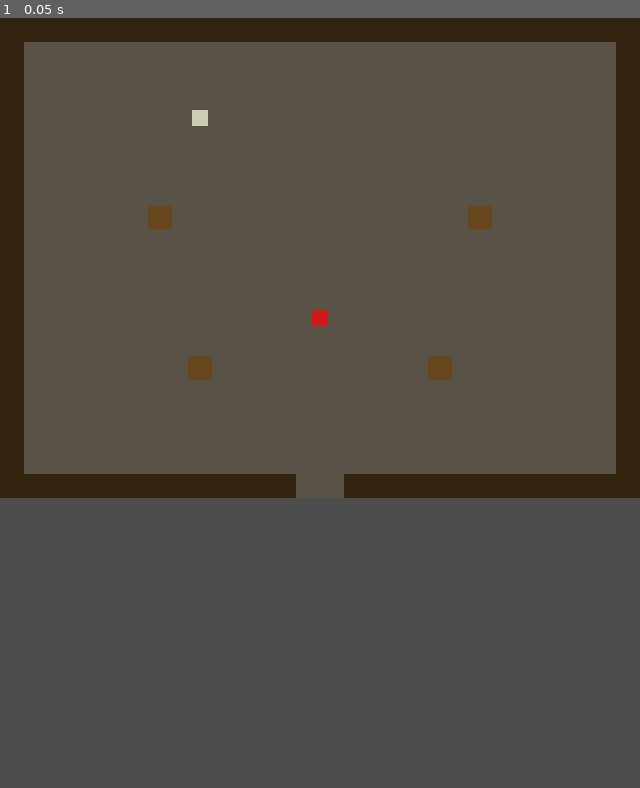
Above: before the commit, frame 1.
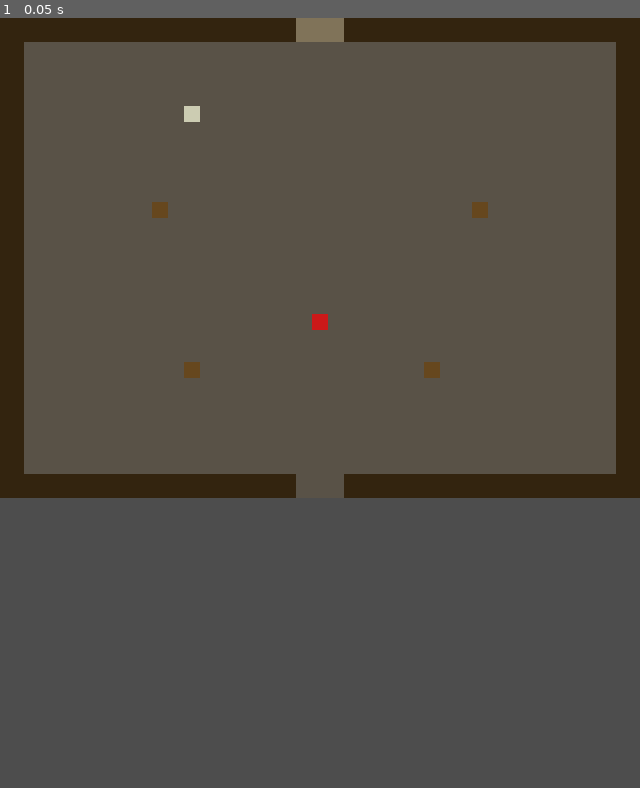
Above: after the commit, the same moment.

Repository: ollyfg/duddy-quest
Game: Godot game, scene res://scenes/l2_alley_end.tscn
The game is run twice, just before and just after one commit, with the same random seed, the same clock (stepped at 60 frames per second) and the same inputs. This scene is started directly instead of the project's main scene.
Inputs:
- Up to frame 1 (0.05 s): no input

The runs differ from the first frame. In frame 1, 0.7% of the frame differs, in the area x 23-77%, y 0-48%.

Commit message:
Fix L2 grid alignment, Gringotts exit, bar fight with ranged spells, Draco attack range, visible level exit
Co-authored-by: ollyfg <8495389+ollyfg@users.noreply.github.com>

Diff:
--- a/scenes/l2_alley_end.tscn
+++ b/scenes/l2_alley_end.tscn
@@ -11,14 +11,11 @@
 [sub_resource type="RectangleShape2D" id="Sh_fullvwall"]
 size = Vector2(24, 480)
 
-[sub_resource type="RectangleShape2D" id="Sh_hwall_top"]
-size = Vector2(640, 24)
-
 [sub_resource type="RectangleShape2D" id="Sh_exit_ns"]
 size = Vector2(48, 12)
 
 [sub_resource type="RectangleShape2D" id="Sh_barrel"]
-size = Vector2(24, 24)
+size = Vector2(16, 16)
 
 [node name="Room" type="Node2D"]
 script = ExtResource("1_room")
@@ -31,19 +28,41 @@
 color = Color(0.35, 0.32, 0.28, 1)
 mouse_filter = 2
 
-[node name="TopWall" type="StaticBody2D" parent="."]
-position = Vector2(320, 12)
-
-[node name="Sprite" type="ColorRect" parent="TopWall"]
-offset_left = -320.0
-offset_top = -12.0
-offset_right = 320.0
-offset_bottom = 12.0
-color = Color(0.2, 0.14, 0.06, 1)
-mouse_filter = 2
-
-[node name="CollisionShape2D" type="CollisionShape2D" parent="TopWall"]
-shape = SubResource("Sh_hwall_top")
+[node name="ExitFloor" type="ColorRect" parent="."]
+offset_left = 296.0
+offset_top = 0.0
+offset_right = 344.0
+offset_bottom = 24.0
+color = Color(0.5, 0.45, 0.35, 1)
+mouse_filter = 2
+
+[node name="TopWallLeft" type="StaticBody2D" parent="."]
+position = Vector2(148, 12)
+
+[node name="Sprite" type="ColorRect" parent="TopWallLeft"]
+offset_left = -148.0
+offset_top = -12.0
+offset_right = 148.0
+offset_bottom = 12.0
+color = Color(0.2, 0.14, 0.06, 1)
+mouse_filter = 2
+
+[node name="CollisionShape2D" type="CollisionShape2D" parent="TopWallLeft"]
+shape = SubResource("Sh_hwall_half")
+
+[node name="TopWallRight" type="StaticBody2D" parent="."]
+position = Vector2(492, 12)
+
+[node name="Sprite" type="ColorRect" parent="TopWallRight"]
+offset_left = -148.0
+offset_top = -12.0
+offset_right = 148.0
+offset_bottom = 12.0
+color = Color(0.2, 0.14, 0.06, 1)
+mouse_filter = 2
+
+[node name="CollisionShape2D" type="CollisionShape2D" parent="TopWallRight"]
+shape = SubResource("Sh_hwall_half")
 
 [node name="BottomWallLeft" type="StaticBody2D" parent="."]
 position = Vector2(148, 468)
@@ -109,13 +128,13 @@
 shape = SubResource("Sh_exit_ns")
 
 [node name="BarrelLeft1" type="StaticBody2D" parent="."]
-position = Vector2(160, 200)
+position = Vector2(160, 192)
 
 [node name="Sprite" type="ColorRect" parent="BarrelLeft1"]
-offset_left = -12.0
-offset_top = -12.0
-offset_right = 12.0
-offset_bottom = 12.0
+offset_left = -8.0
+offset_top = -8.0
+offset_right = 8.0
+offset_bottom = 8.0
 color = Color(0.4, 0.28, 0.12, 1)
 mouse_filter = 2
 
@@ -123,13 +142,13 @@
 shape = SubResource("Sh_barrel")
 
 [node name="BarrelLeft2" type="StaticBody2D" parent="."]
-position = Vector2(200, 350)
+position = Vector2(192, 352)
 
 [node name="Sprite" type="ColorRect" parent="BarrelLeft2"]
-offset_left = -12.0
-offset_top = -12.0
-offset_right = 12.0
-offset_bottom = 12.0
+offset_left = -8.0
+offset_top = -8.0
+offset_right = 8.0
+offset_bottom = 8.0
 color = Color(0.4, 0.28, 0.12, 1)
 mouse_filter = 2
 
@@ -137,13 +156,13 @@
 shape = SubResource("Sh_barrel")
 
 [node name="BarrelRight1" type="StaticBody2D" parent="."]
-position = Vector2(480, 200)
+position = Vector2(480, 192)
 
 [node name="Sprite" type="ColorRect" parent="BarrelRight1"]
-offset_left = -12.0
-offset_top = -12.0
-offset_right = 12.0
-offset_bottom = 12.0
+offset_left = -8.0
+offset_top = -8.0
+offset_right = 8.0
+offset_bottom = 8.0
 color = Color(0.4, 0.28, 0.12, 1)
 mouse_filter = 2
 
@@ -151,13 +170,13 @@
 shape = SubResource("Sh_barrel")
 
 [node name="BarrelRight2" type="StaticBody2D" parent="."]
-position = Vector2(440, 350)
+position = Vector2(432, 352)
 
 [node name="Sprite" type="ColorRect" parent="BarrelRight2"]
-offset_left = -12.0
-offset_top = -12.0
-offset_right = 12.0
-offset_bottom = 12.0
+offset_left = -8.0
+offset_top = -8.0
+offset_right = 8.0
+offset_bottom = 8.0
 color = Color(0.4, 0.28, 0.12, 1)
 mouse_filter = 2
 
@@ -165,17 +184,17 @@
 shape = SubResource("Sh_barrel")
 
 [node name="AlleyExit" parent="." instance=ExtResource("4_levelend")]
-position = Vector2(320.0, 60.0)
+position = Vector2(320.0, 64.0)
 requires_flag = "l2_draco_defeated"
 
 [node name="NPCs" type="Node2D" parent="."]
 
 [node name="Draco" parent="NPCs" instance=ExtResource("3_draco")]
-position = Vector2(320.0, 300.0)
+position = Vector2(320.0, 304.0)
 npc_name = "Draco Malfoy"
 
 [node name="Lucius" parent="NPCs" instance=ExtResource("2_npc")]
-position = Vector2(200.0, 100.0)
+position = Vector2(192.0, 96.0)
 movement_mode = 1
 npc_name = "Lucius Malfoy"
 custom_sprite_color = Color(0.8, 0.8, 0.7, 1)
--- a/scenes/l2_gringotts.tscn
+++ b/scenes/l2_gringotts.tscn
@@ -129,7 +129,7 @@
 shape = SubResource("Sh_counter")
 
 [node name="Column1" type="StaticBody2D" parent="."]
-position = Vector2(208, 272)
+position = Vector2(256, 336)
 
 [node name="Sprite" type="ColorRect" parent="Column1"]
 offset_left = -16.0
--- a/scenes/l2_leaky_cauldron.tscn
+++ b/scenes/l2_leaky_cauldron.tscn
@@ -166,7 +166,7 @@
 custom_sprite_color = Color(0.85, 0.7, 0.55, 1)
 
 [node name="Patron1" parent="NPCs" instance=ExtResource("2_npc")]
-position = Vector2(100.0, 350.0)
+position = Vector2(96.0, 352.0)
 movement_mode = 1
 npc_name = "Old Wizard"
 max_hp = 5
@@ -174,7 +174,7 @@
 custom_sprite_color = Color(0.4, 0.35, 0.45, 1)
 
 [node name="Patron2" parent="NPCs" instance=ExtResource("2_npc")]
-position = Vector2(400.0, 370.0)
+position = Vector2(400.0, 368.0)
 movement_mode = 1
 npc_name = "Grizzled Wizard"
 max_hp = 5
@@ -182,7 +182,7 @@
 custom_sprite_color = Color(0.35, 0.3, 0.25, 1)
 
 [node name="Patron3" parent="NPCs" instance=ExtResource("2_npc")]
-position = Vector2(160.0, 260.0)
+position = Vector2(160.0, 256.0)
 movement_mode = 1
 npc_name = "Bearded Wizard"
 max_hp = 5
--- a/scenes/l2_ollivanders.tscn
+++ b/scenes/l2_ollivanders.tscn
@@ -122,7 +122,7 @@
 dialog_lines = ["Take care of that wand, boy. It chose you."]
 
 [node name="ShelfLeft1" type="StaticBody2D" parent="."]
-position = Vector2(60, 120)
+position = Vector2(64, 128)
 
 [node name="Sprite" type="ColorRect" parent="ShelfLeft1"]
 offset_left = -24.0
@@ -136,7 +136,7 @@
 shape = SubResource("Sh_shelf_v")
 
 [node name="ShelfLeft2" type="StaticBody2D" parent="."]
-position = Vector2(60, 280)
+position = Vector2(64, 288)
 
 [node name="Sprite" type="ColorRect" parent="ShelfLeft2"]
 offset_left = -24.0
@@ -150,7 +150,7 @@
 shape = SubResource("Sh_shelf_v")
 
 [node name="ShelfLeft3" type="StaticBody2D" parent="."]
-position = Vector2(60, 440)
+position = Vector2(64, 432)
 
 [node name="Sprite" type="ColorRect" parent="ShelfLeft3"]
 offset_left = -24.0
@@ -164,7 +164,7 @@
 shape = SubResource("Sh_shelf_h")
 
 [node name="ShelfRight1" type="StaticBody2D" parent="."]
-position = Vector2(580, 120)
+position = Vector2(576, 128)
 
 [node name="Sprite" type="ColorRect" parent="ShelfRight1"]
 offset_left = -24.0
@@ -178,7 +178,7 @@
 shape = SubResource("Sh_shelf_v")
 
 [node name="ShelfRight2" type="StaticBody2D" parent="."]
-position = Vector2(580, 280)
+position = Vector2(576, 288)
 
 [node name="Sprite" type="ColorRect" parent="ShelfRight2"]
 offset_left = -24.0
@@ -192,7 +192,7 @@
 shape = SubResource("Sh_shelf_v")
 
 [node name="ShelfRight3" type="StaticBody2D" parent="."]
-position = Vector2(580, 440)
+position = Vector2(576, 432)
 
 [node name="Sprite" type="ColorRect" parent="ShelfRight3"]
 offset_left = -24.0
--- a/scripts/boss_draco.gd
+++ b/scripts/boss_draco.gd
@@ -3,7 +3,7 @@
 func _ready() -> void:
 	max_hp = 6
 	is_hostile = true
-	detection_range = 300.0
+	detection_range = 500.0
 	# Phase 1 (HP 6–4): Draco keeps distance and fires single jinxes.
 	# Phase 2 (HP 3–0): Draco charges and fires burst of three jinxes.
 	phases = [
--- a/scripts/cinematic_player.gd
+++ b/scripts/cinematic_player.gd
@@ -3,6 +3,7 @@
 signal sequence_finished
 
 const NavigationUtils = preload("res://scripts/navigation_utils.gd")
+const _PROJECTILE_SCENE: PackedScene = preload("res://scenes/projectile.tscn")
 ## Large limit value used to allow free camera movement during pan steps.
 const UNLIMITED_CAMERA_LIMIT: int = GameConfig.UNLIMITED_CAMERA_LIMIT
 
@@ -10,6 +11,7 @@
 const KNOWN_STEP_TYPES: Array[String] = [
 	"move_npc", "move_player", "dialog", "set_visible",
 	"wait", "play_cutscene", "pan_camera", "reset_camera", "flash",
+	"spawn_projectile",
 ]
 
 ## Keys that must be present for each step type.
@@ -18,6 +20,7 @@
 	"move_player": ["to"],
 	"set_visible": ["node"],
 	"pan_camera": ["to"],
+	"spawn_projectile": ["from", "toward"],
 }
 
 var _room: Node = null
@@ -150,6 +153,15 @@
 			if main_node != null and main_node.has_method("_do_cinematic_flash"):
 				main_node._do_cinematic_flash(flash_color, flash_duration)
 			await get_tree().create_timer(flash_duration + 0.1).timeout
+		"spawn_projectile":
+			var from_node: Node2D = _room.get_node_or_null(step["from"]) as Node2D
+			var toward_node: Node2D = _room.get_node_or_null(step["toward"]) as Node2D
+			if from_node != null and toward_node != null:
+				var projectile: Node = _PROJECTILE_SCENE.instantiate()
+				var dir: Vector2 = (toward_node.global_position - from_node.global_position).normalized()
+				projectile.setup(dir, step.get("enemy", true))
+				get_tree().current_scene.add_child(projectile)
+				(projectile as Node2D).global_position = from_node.global_position
 
 
 func _move_node(node: Node2D, target: Vector2, speed: float) -> void:
--- a/scripts/game_state.gd
+++ b/scripts/game_state.gd
@@ -3,7 +3,7 @@
 ## Persists data that needs to survive scene changes (e.g. selected level).
 
 ## Current game version. Bump this on every new deploy.
-const VERSION: String = "0.31.0"
+const VERSION: String = "0.32.0"
 
 var selected_level: String = "level_1"
 var completed_levels: Array[String] = []
--- a/scripts/main.gd
+++ b/scripts/main.gd
@@ -330,18 +330,27 @@
 		{"type": "dialog", "speaker": "Tom", "lines": [
 			"Oi! Stay back, lad! Don't get in the middle of this!",
 		]},
-		{"type": "move_npc", "npc": "NPCs/Patron1", "to": rp + Vector2(250.0, 300.0), "speed": 120.0},
-		{"type": "move_npc", "npc": "NPCs/Patron2", "to": rp + Vector2(280.0, 320.0), "speed": 120.0},
+		{"type": "move_player", "to": rp + Vector2(80.0, 240.0), "speed": 150.0},
+		{"type": "move_npc", "npc": "NPCs/Patron1", "to": rp + Vector2(256.0, 304.0), "speed": 120.0},
+		{"type": "move_npc", "npc": "NPCs/Patron2", "to": rp + Vector2(384.0, 320.0), "speed": 120.0},
+		{"type": "spawn_projectile", "from": "NPCs/Patron1", "toward": "NPCs/Patron2"},
+		{"type": "wait", "duration": 0.4},
+		{"type": "spawn_projectile", "from": "NPCs/Patron2", "toward": "NPCs/Patron1"},
+		{"type": "wait", "duration": 0.3},
+		{"type": "move_npc", "npc": "NPCs/Patron3", "to": rp + Vector2(320.0, 288.0), "speed": 100.0},
+		{"type": "spawn_projectile", "from": "NPCs/Patron3", "toward": "NPCs/Patron1"},
+		{"type": "wait", "duration": 0.3},
+		{"type": "spawn_projectile", "from": "NPCs/Patron1", "toward": "NPCs/Patron3"},
 		{"type": "flash", "color": Color(1.0, 0.3, 0.3, 0.6), "duration": 0.2},
-		{"type": "move_npc", "npc": "NPCs/Patron3", "to": rp + Vector2(260.0, 280.0), "speed": 100.0},
-		{"type": "flash", "color": Color(1.0, 0.3, 0.3, 0.6), "duration": 0.2},
-		{"type": "wait", "duration": 0.3},
-		{"type": "move_npc", "npc": "NPCs/Patron1", "to": rp + Vector2(350.0, 350.0), "speed": 140.0},
+		{"type": "move_npc", "npc": "NPCs/Patron1", "to": rp + Vector2(352.0, 352.0), "speed": 140.0},
+		{"type": "spawn_projectile", "from": "NPCs/Patron2", "toward": "NPCs/Patron3"},
+		{"type": "wait", "duration": 0.3},
+		{"type": "move_npc", "npc": "NPCs/Patron2", "to": rp + Vector2(176.0, 304.0), "speed": 130.0},
+		{"type": "spawn_projectile", "from": "NPCs/Patron3", "toward": "NPCs/Patron2"},
+		{"type": "wait", "duration": 0.2},
+		{"type": "spawn_projectile", "from": "NPCs/Patron1", "toward": "NPCs/Patron2"},
 		{"type": "flash", "color": Color(1.0, 0.2, 0.2, 0.7), "duration": 0.2},
-		{"type": "move_npc", "npc": "NPCs/Patron2", "to": rp + Vector2(180.0, 300.0), "speed": 130.0},
-		{"type": "move_npc", "npc": "NPCs/Patron3", "to": rp + Vector2(320.0, 340.0), "speed": 110.0},
-		{"type": "flash", "color": Color(1.0, 0.2, 0.2, 0.7), "duration": 0.2},
-		{"type": "wait", "duration": 0.5},
+		{"type": "wait", "duration": 0.3},
 		{"type": "dialog", "speaker": "Tom", "lines": [
 			"*sigh* Every blessed time...",
 			"Right, you lot — OUT! I just mopped these floors!",
Not shown: 1 places in scenes/l2_alley_end.tscn that only renumber resources
